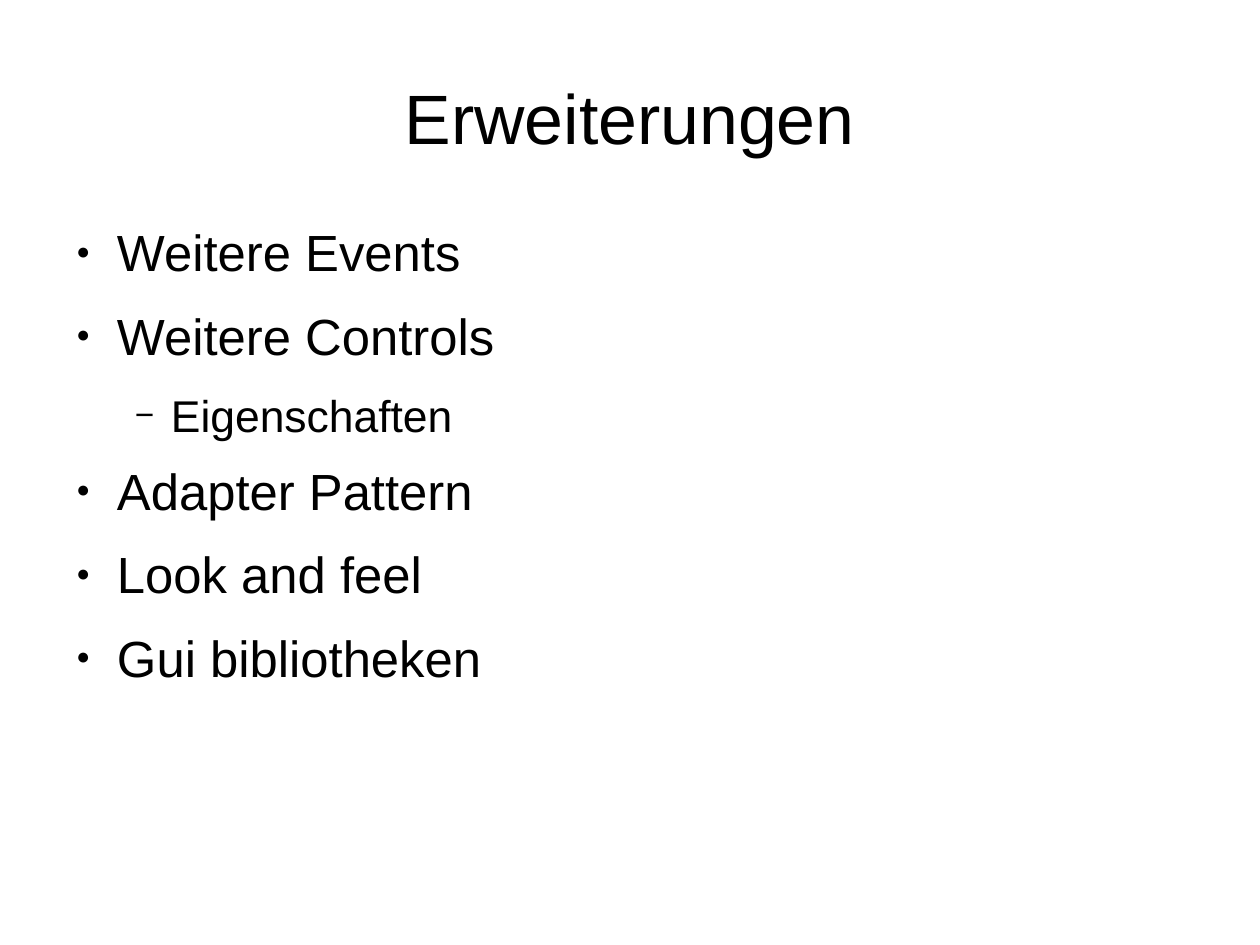
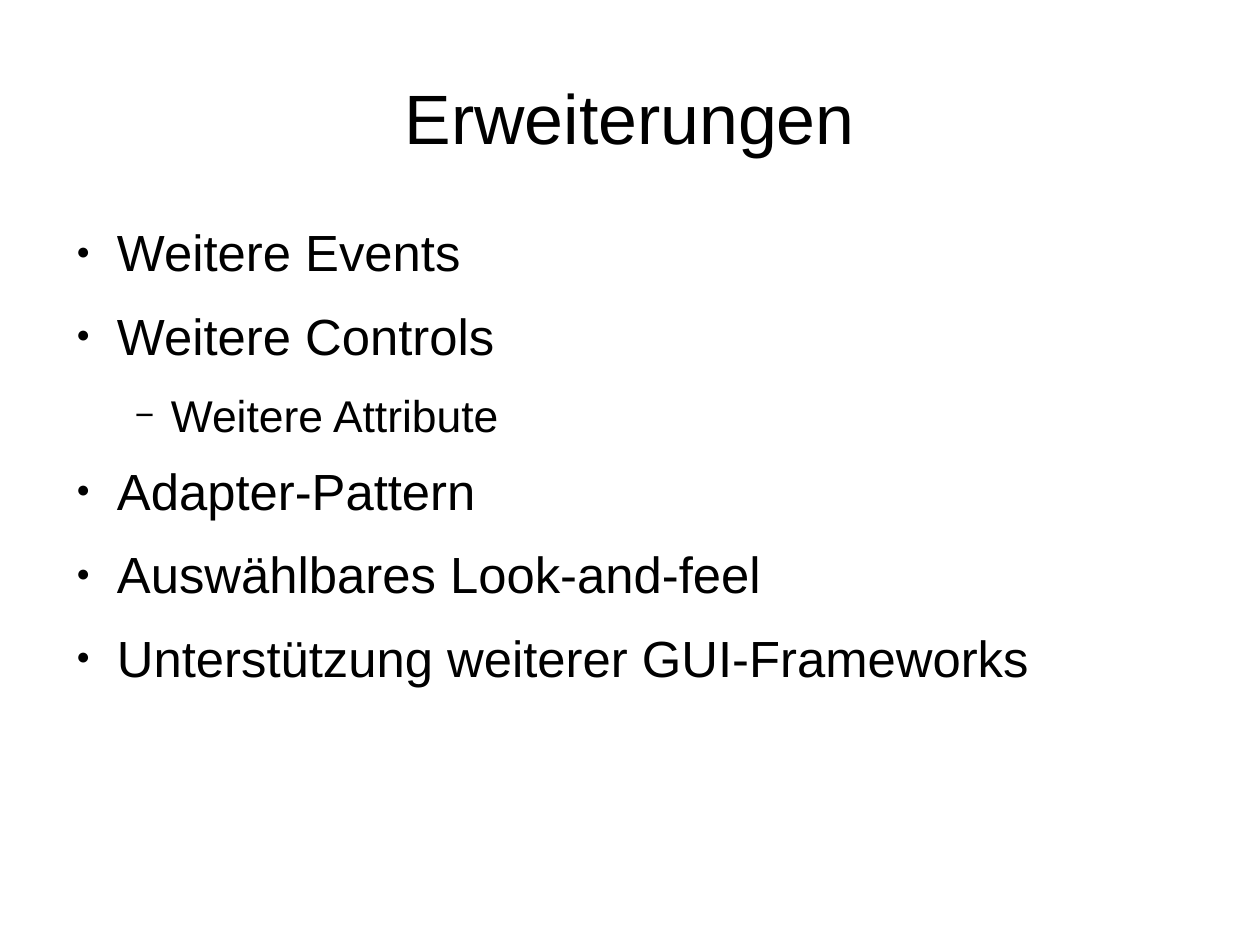
Before and after one commit to hheimbuerger/yaxgl, a slide deck: slide 11 of documents/Praesentationen/Projektabschlusspraesentation.odp (slide 9 before the commit). Drawn at 1260x945 pixels with LibreOffice and Linux fonts; fonts in the diff are those of the drawing; background and template pictures are left out. Boxes give left, top, right and bottom in pixels: in the first picture for what was removed or moved away, otherwise in the second. Text is boxed around its words. In the diff, an @@ line names an element or a change of style, - is before the commit and + after.

```diff
--- a/documents/Praesentationen/Projektabschlusspraesentation.odp
+++ b/documents/Praesentationen/Projektabschlusspraesentation.odp
@@ text at <box>117,399,1029,687</box>: text changed @@
-  − Eigenschaften
-● Adapter Pattern
-● Look and feel
-● Gui bibliotheken
+  − Weitere Attribute
+● Adapter-Pattern
+● Auswählbares Look-and-feel
+● Unterstützung weiterer GUI-Frameworks
```
Also in this commit, not shown: 5 other slides changed, 2 slides added, 3 slides removed, 7 other files.
